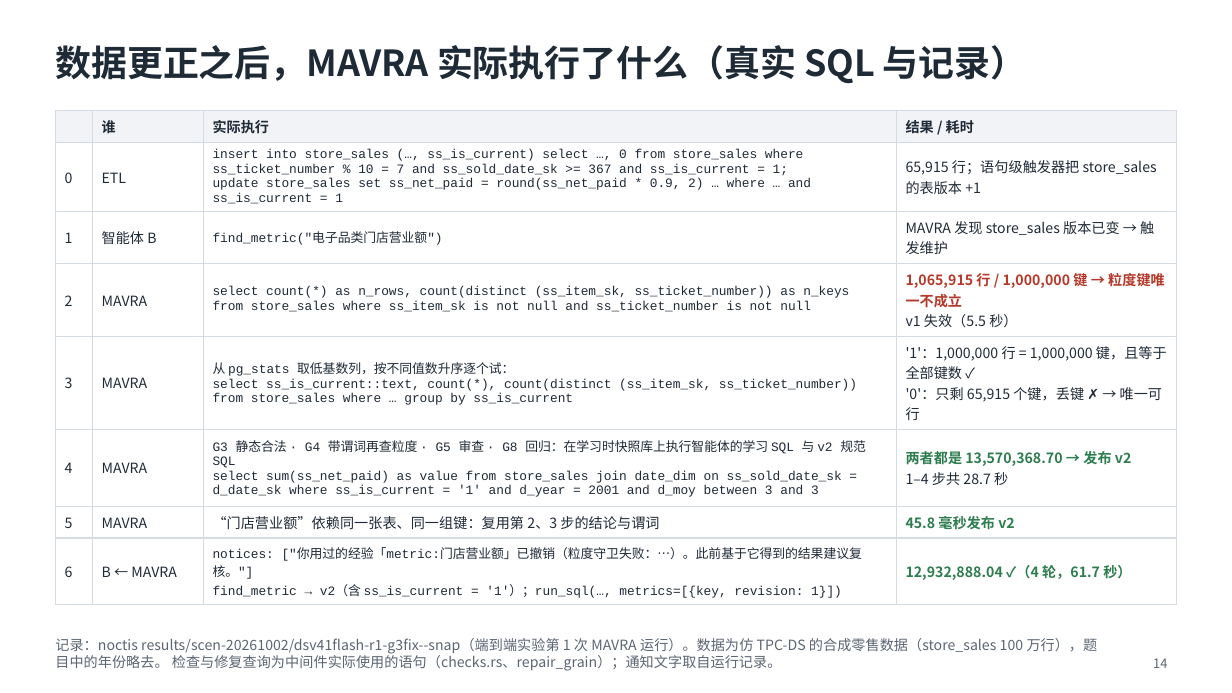
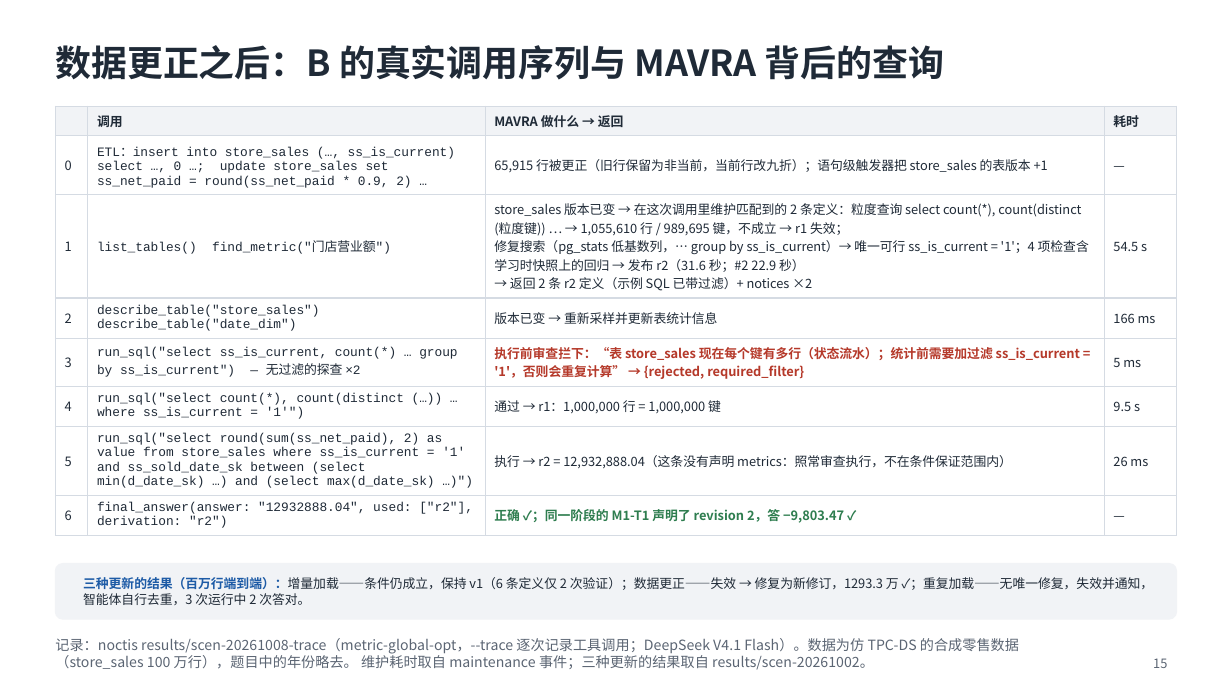
Before and after one commit to mmmttt000045/agent4db-adapter, a slide deck: slide 15 of docs/mavra-system.pptx (slide 14 before the commit). Drawn at 1232x693 pixels with LibreOffice and Linux fonts; fonts in the diff are those of the drawing. Boxes give left, top, right and bottom in pixels: in the first picture for what was removed or moved away, otherwise in the second. Text is boxed around its words. In the diff, an @@ line names an element or a change of style, - is before the commit and + after.

```diff
--- a/docs/mavra-system.pptx
+++ b/docs/mavra-system.pptx
@@ title at (55,45,944,80): text changed @@
-数据更正之后，MAVRA 实际执行了什么（真实 SQL 与记录）
+数据更正之后：B 的真实调用序列与 MAVRA 背后的查询
@@ table at (55,106,1177,532) @@
-row 1:  | 谁 | 实际执行 | 结果 / 耗时
+row 1:  | 调用 | MAVRA 做什么 → 返回 | 耗时
-row 2: 0 | ETL | insert into store_sales (…, ss_is_current) select …, 0 from store_sales where ss_ticket_number % 10 = 7 and ss_sold_date_sk >= 367 and ss_is_current = 1; / update store_sales set ss_net_paid = round(ss_net_paid * 0.9, 2) … where … and ss_is_current = 1 | 65,915 行；语句级触发器把 store_sales 的表版本 +1
+row 2: 0 | ETL：insert into store_sales (…, ss_is_current) select …, 0 …; update store_sales set ss_net_paid = round(ss_net_paid * 0.9, 2) … | 65,915 行被更正（旧行保留为非当前，当前行改九折）；语句级触发器把 store_sales 的表版本 +1 | —
-row 3: 1 | 智能体 B | find_metric("电子品类门店营业额") | MAVRA 发现 store_sales 版本已变 → 触发维护
+row 3: 1 | list_tables() find_metric("门店营业额") | store_sales 版本已变 → 在这次调用里维护匹配到的 2 条定义：粒度查询 select count(*), count(distinct (粒度键)) … → 1,055,610 行 / 989,695 键，不成立 → r1 失效； / 修复搜索（pg_stats 低基数列，… group by ss_is_current）→ 唯一可行 ss_is_current = '1'；4 项检查含学习时快照上的回归 → 发布 r2（31.6 秒；#2 22.9 秒） / → 返回 2 条 r2 定义（示例 SQL 已带过滤）+ notices ×2 | 54.5 s
-row 4: 2 | MAVRA | select count(*) as n_rows, count(distinct (ss_item_sk, ss_ticket_number)) as n_keys from store_sales where ss_item_sk is not null and ss_ticket_number is not null | 1,065,915 行 / 1,000,000 键 → 粒度键唯一不成立 / v1 失效（5.5 秒）
+row 4: 2 | describe_table("store_sales") describe_table("date_dim") | 版本已变 → 重新采样并更新表统计信息 | 166 ms
-row 5: 3 | MAVRA | 从 pg_stats 取低基数列，按不同值数升序逐个试： / select ss_is_current::text, count(*), count(distinct (ss_item_sk, ss_ticket_number)) from store_sales where … group by ss_is_current | '1'：1,000,000 行 = 1,000,000 键，且等于全部键数 ✓ / '0'：只剩 65,915 个键，丢键 ✗ → 唯一可行
+row 5: 3 | run_sql("select ss_is_current, count(*) … group by ss_is_current") — 无过滤的探查 ×2 | 执行前审查拦下：“表 store_sales 现在每个键有多行（状态流水）；统计前需要加过滤 ss_is_current = '1'，否则会重复计算” → {rejected, required_filter} | 5 ms
-row 6: 4 | MAVRA | G3 静态合法 · G4 带谓词再查粒度 · G5 审查 · G8 回归：在学习时快照库上执行智能体的学习 SQL 与 v2 规范 SQL / select sum(ss_net_paid) as value from store_sales join date_dim on ss_sold_date_sk = d_date_sk where ss_is_current = '1' and d_year = 2001 and d_moy between 3 and 3 | 两者都是 13,570,368.70 → 发布 v2 / 1–4 步共 28.7 秒
+row 6: 4 | run_sql("select count(*), count(distinct (…)) … where ss_is_current = '1'") | 通过 → r1：1,000,000 行 = 1,000,000 键 | 9.5 s
-row 7: 5 | MAVRA | “门店营业额”依赖同一张表、同一组键：复用第 2、3 步的结论与谓词 | 45.8 毫秒发布 v2
+row 7: 5 | run_sql("select round(sum(ss_net_paid), 2) as value from store_sales where ss_is_current = '1' and ss_sold_date_sk between (select min(d_date_sk) …) and (select max(d_date_sk) …)") | 执行 → r2 = 12,932,888.04（这条没有声明 metrics：照常审查执行，不在条件保证范围内） | 26 ms
-row 8: 6 | B ← MAVRA | notices: ["你用过的经验「metric:门店营业额」已撤销（粒度守卫失败：…）。此前基于它得到的结果建议复核。"] / find_metric → v2（含 ss_is_current = '1'）；run_sql(…, metrics=[{key, revision: 1}]) | 12,932,888.04 ✓（4 轮，61.7 秒）
+row 8: 6 | final_answer(answer: "12932888.04", used: ["r2"], derivation: "r2") | 正确 ✓；同一阶段的 M1-T1 声明了 revision 2，答 −9,803.47 ✓ | —
@@ size 11 to 10 pt in "0", "1", "2", "3" and 3 more places @@
@@ table: place and size @@
-table at (55,111,1177,602)
+table at (55,106,1177,532)
@@ rounded rectangle added at (55,564,1177,619), fill #F1F3F6, outline #F1F3F6 1 pt @@
@@ text added at (83,577,1154,605), 10 pt, text #1F2A37 @@
+三种更新的结果（百万行端到端）：增量加载——条件仍成立，保持 v1（6 条定义仅 2 次验证）；数据更正——失效 → 修复为新修订，1293.3 万 ✓；重复加载——无唯一修复，失效并通知，智能体自行去重，3 次运行中 2 次答对。
@@ text at (55,638,1019,670): text changed @@
-记录：noctis results/scen-20261002/dsv41flash-r1-g3fix--snap（端到端实验第 1 次 MAVRA 运行）。数据为仿 TPC-DS 的合成零售数据（store_sales 100 万行），题目中的年份略去。 检查与修复查询为中间件实际使用的语句（checks.rs、repair_grain）；通知文字取自运行记录。
+记录：noctis results/scen-20261008-trace（metric-global-opt，--trace 逐次记录工具调用；DeepSeek V4.1 Flash）。数据为仿 TPC-DS 的合成零售数据（store_sales 100 万行），题目中的年份略去。 维护耗时取自 maintenance 事件；三种更新的结果取自 results/scen-20261002。
@@ page number at (1153,658,1167,668): text changed @@
-14
+15
```
Also in this commit, not shown: 2 other slides changed, 1 slide added, 7 other files.
